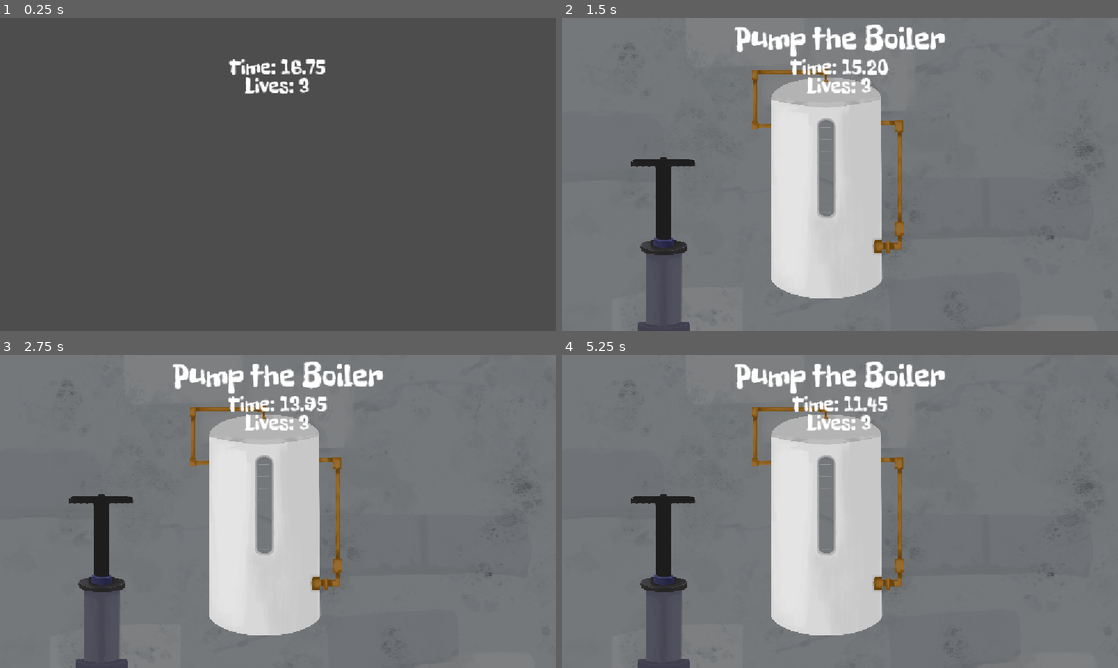
Above: before the commit, frames 1-4 (two rows, left to right).
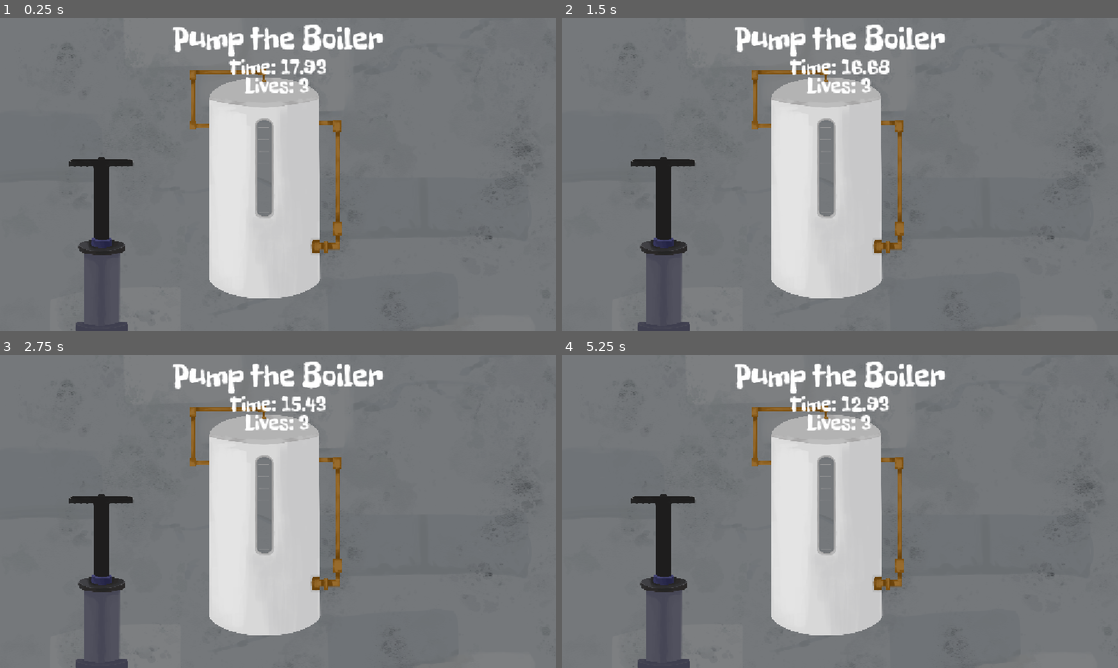
Above: after the commit, the same moments.

Repository: bldng1337/splash
Game: Godot game, scene res://main.tscn
Same seed, same stepped clock (60 frames per second), same inputs: the game is played once before the commit and once after it. Video files are missing from this copy of the repository; at most half a second of black plays in their place.
Inputs (mouse positions are in pixels of both pictures, inside the frame that each line leads up to):
- Up to frame 1 (0.25 s): no input
- Up to frame 2 (1.5 s): move the mouse to (962, 158) at 0.52 s; click (962, 158) at 0.67 s; move the mouse to (728, 190) at 1.27 s; click (728, 190) at 1.42 s
- Up to frame 3 (2.75 s): move the mouse to (333, 442) at 2.02 s; click (333, 442) at 2.17 s
- Up to frame 4 (5.25 s): move the mouse to (812, 574) at 2.77 s; click (812, 574) at 2.92 s; move the mouse to (1006, 558) at 3.52 s; click (1006, 558) at 3.67 s; move the mouse to (673, 464) at 4.27 s; click (673, 464) at 4.42 s; move the mouse to (867, 511) at 5.02 s; click (867, 511) at 5.17 s

The runs differ from the first frame. In frame 1, 98% of the frame differs, in the area x 0-100%, y 0-100%; in frame 2, 0.3%; in frame 3, 0.4%; in frame 4, 0.5%.

Commit message:
Make more easier

Diff:
--- a/general/GameManager.gd
+++ b/general/GameManager.gd
@@ -42,7 +42,7 @@
 
 func get_game_duration() -> float:
 	var diff=get_difficulty()
-	return base_time*(1-diff*0.6)+2
+	return base_time*(1-diff*0.6)+4
 
 func get_remaining_time() -> float:
 	var total_time=get_game_duration()
@@ -72,8 +72,8 @@
 		next_game()
 
 func next_game() -> void:
-	game_start_time=Time.get_ticks_msec()/1000.0
-	await get_tree().create_timer(0.5).timeout
+	# game_start_time=Time.get_ticks_msec()/1000.0
+	# await get_tree().create_timer(0.5).timeout
 	score+=1
 	if lives <= 0:
 		var game_over = game_over_screen.instantiate()
